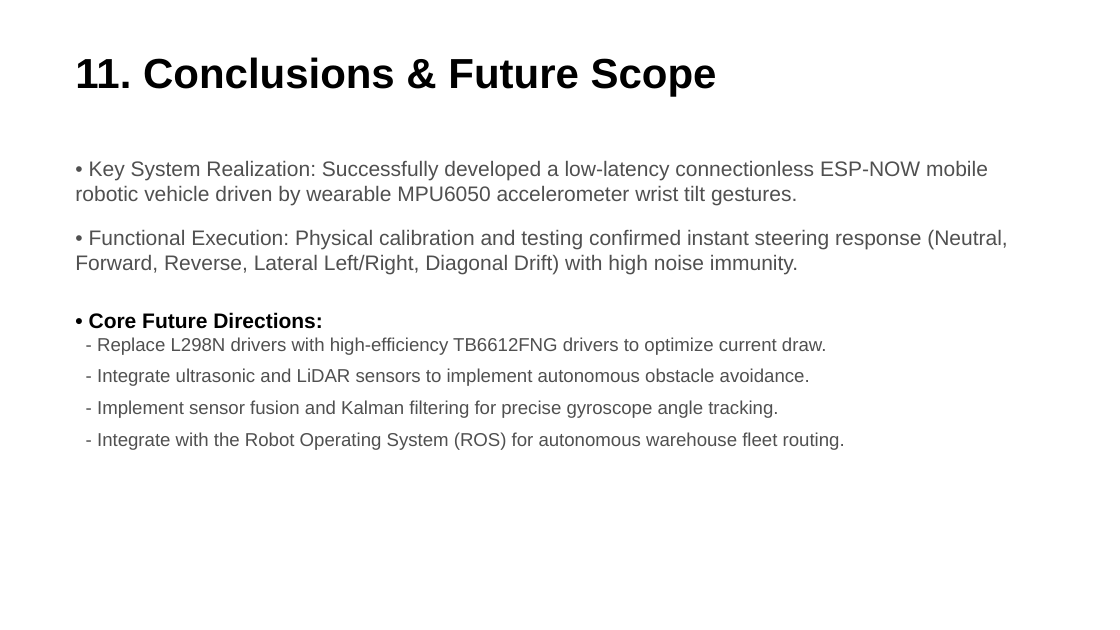
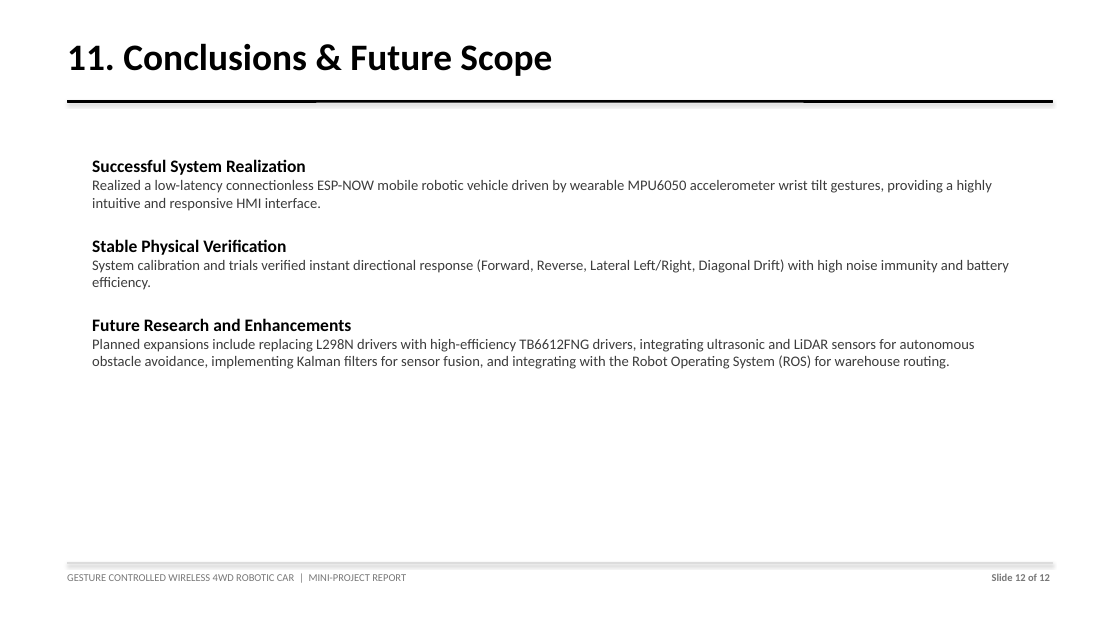
Before and after one commit to Biraj2004/Gesture-Controlled-Car, a slide deck: slide 12 of Gesture-Controlled-Car-Presentation.pptx. Drawn at 1120x630 pixels with LibreOffice and Linux fonts; fonts in the diff are those of the drawing. Boxes give left, top, right and bottom in pixels: in the first picture for what was removed or moved away, otherwise in the second. Text is boxed around its words. In the diff, an @@ line names an element or a change of style, - is before the commit and + after.

Commit message:
docs: clean up citations, resize system diagram, and remove redundant section labels in LaTeX documentation

```diff
--- a/Gesture-Controlled-Car-Presentation.pptx
+++ b/Gesture-Controlled-Car-Presentation.pptx
@@ text "11. Conclusions & Future Scope": place and size @@
-text "11. Conclusions & Future Scope" at [75,57,717,96]
+text "11. Conclusions & Future Scope" at [67,43,552,76]
@@ text "11. Conclusions & Future Scope" at [67,43,552,76]: size 36 to 32 pt, font Arial to Calibri @@
@@ rectangle added at [67,101,1053,102], fill #000000, outline #000000 0.75 pt @@
@@ text at [92,159,1010,369]: text changed; size 18 to 12.5 pt; font Arial to Calibri; text colour #505050 to #3C3C3C @@
-• Key System Realization: Successfully developed a low-latency connectionless ESP-NOW mobile robotic vehicle driven by wearable MPU6050 accelerometer wrist tilt gestures.
-• Functional Execution: Physical calibration and testing confirmed instant steering response (Neutral, Forward, Reverse, Lateral Left/Right, Diagonal Drift) with high noise immunity.
-• Core Future Directions:
-- Replace L298N drivers with high-efficiency TB6612FNG drivers to optimize current draw.
-- Integrate ultrasonic and LiDAR sensors to implement autonomous obstacle avoidance.
-- Implement sensor fusion and Kalman filtering for precise gyroscope angle tracking.
-- Integrate with the Robot Operating System (ROS) for autonomous warehouse fleet routing.
+Successful System Realization
+Realized a low-latency connectionless ESP-NOW mobile robotic vehicle driven by wearable MPU6050 accelerometer wrist tilt gestures, providing a highly intuitive and responsive HMI interface.
+Stable Physical Verification
+System calibration and trials verified instant directional response (Forward, Reverse, Lateral Left/Right, Diagonal Drift) with high noise immunity and battery efficiency.
+Future Research and Enhancements
+Planned expansions include replacing L298N drivers with high-efficiency TB6612FNG drivers, integrating ultrasonic and LiDAR sensors for autonomous obstacle avoidance, implementing Kalman filters for sensor fusion, and integrating with the Robot Operating System (ROS) for warehouse routing.
@@ rectangle added at [67,563,1053,564], fill #DCDCDC, outline #DCDCDC 0.75 pt @@
@@ text added at [67,574,406,581], 9 pt, text #787878 @@
+GESTURE CONTROLLED WIRELESS 4WD ROBOTIC CAR | MINI-PROJECT REPORT
@@ text added at [992,573,1050,581], 9 pt, text #787878, bold @@
+Slide 12 of 12
```
Also in this commit, not shown: 10 other slides changed, 1 slide added, 1 slide removed, 2 other files.
